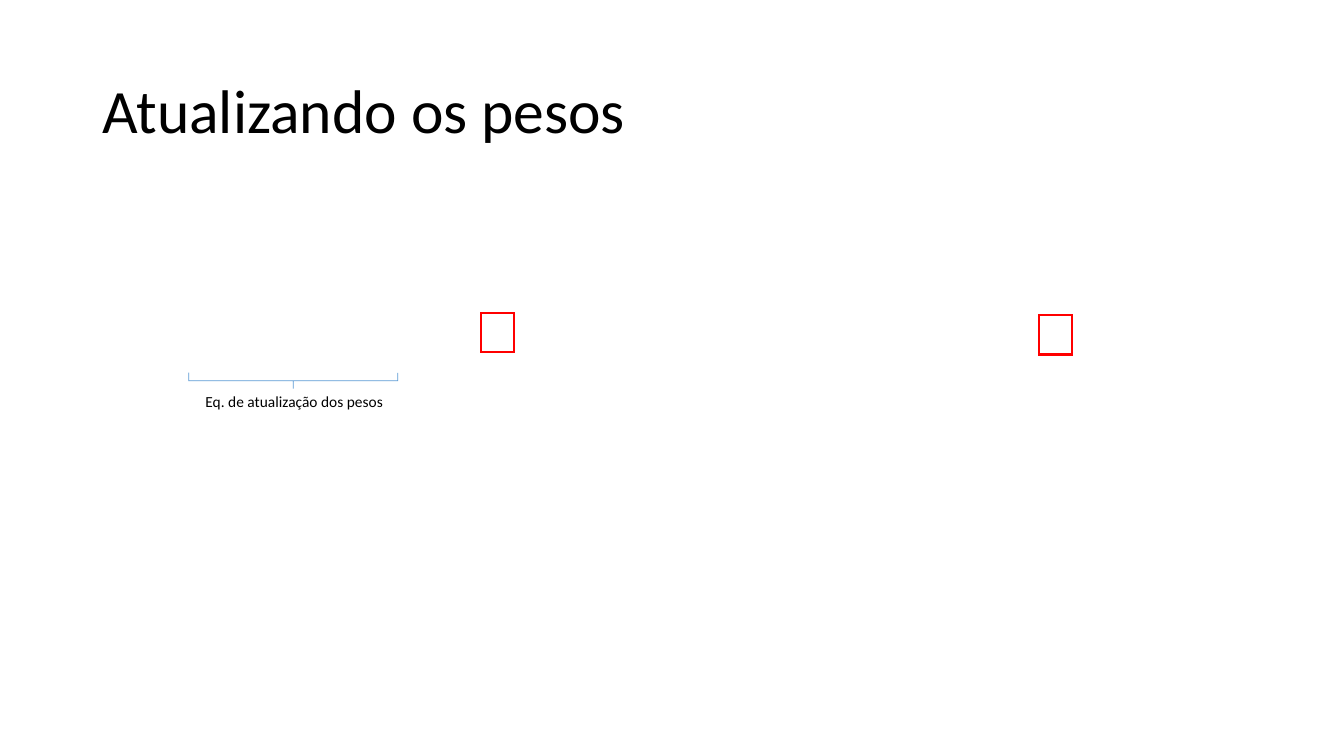
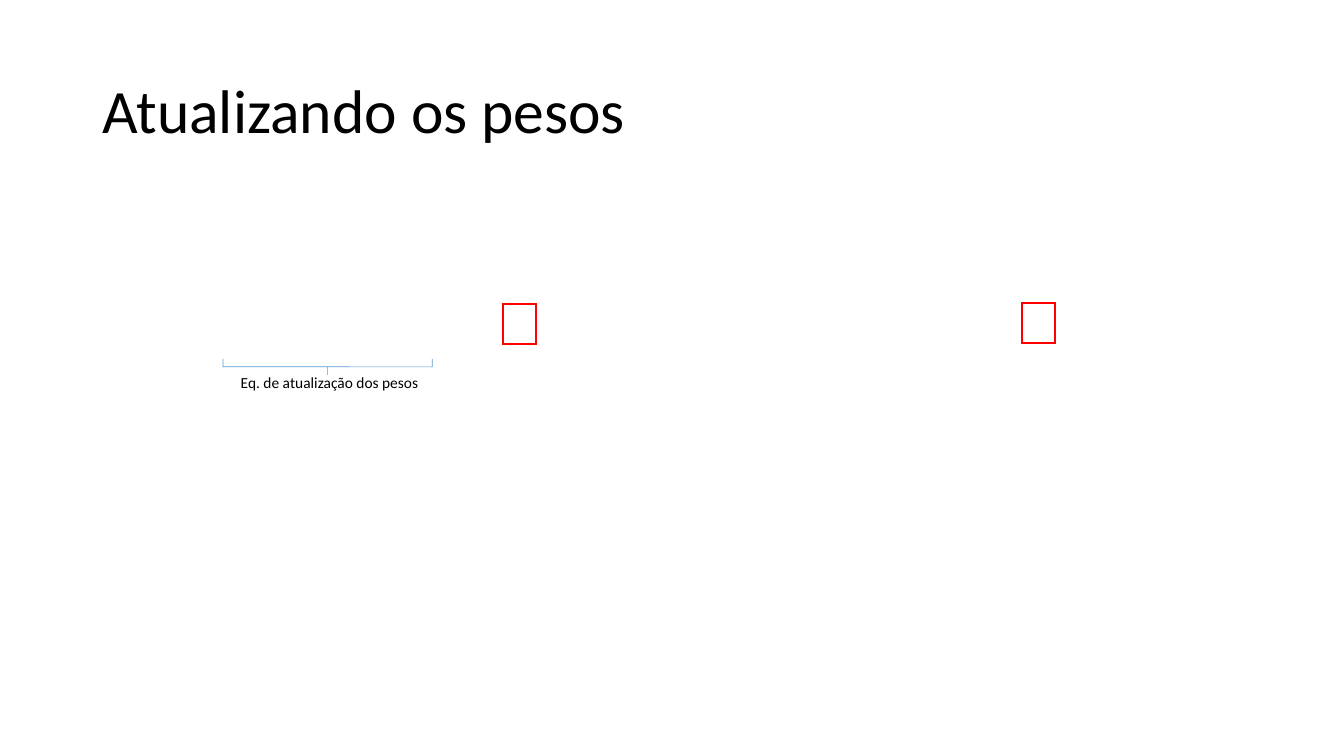
Before and after one commit to zz4fap/t319_aprendizado_de_maquina, a slide deck: slide 26 of slides/T319_Regressão_Linear (Parte II).pptx. Drawn at 1344x756 pixels with LibreOffice and Linux fonts; fonts in the diff are those of the drawing; grey boxes stand for pictures. Boxes give left, top, right and bottom in pixels: in the first picture for what was removed or moved away, otherwise in the second. Text is boxed around its words. In the diff, an @@ line names an element or a change of style, - is before the commit and + after.

```diff
--- a/slides/T319_Regressão_Linear (Parte II).pptx
+++ b/slides/T319_Regressão_Linear (Parte II).pptx
@@ rectangle: place and size @@
-rectangle at bbox=[481, 313, 514, 352]
+rectangle at bbox=[503, 304, 536, 344]
@@ rectangle: place and size @@
-rectangle at bbox=[1040, 315, 1073, 354]
+rectangle at bbox=[1022, 303, 1056, 343]
@@ right brace: place and size @@
-right brace at bbox=[189, 373, 398, 389]
+right brace at bbox=[223, 358, 432, 375]
@@ text "Eq. de atualização dos pesos": place and size @@
-text "Eq. de atualização dos pesos" at bbox=[205, 396, 383, 410]
+text "Eq. de atualização dos pesos" at bbox=[241, 377, 418, 391]
```
Also in this commit, not shown: 10 other slides changed, 1 other file.
